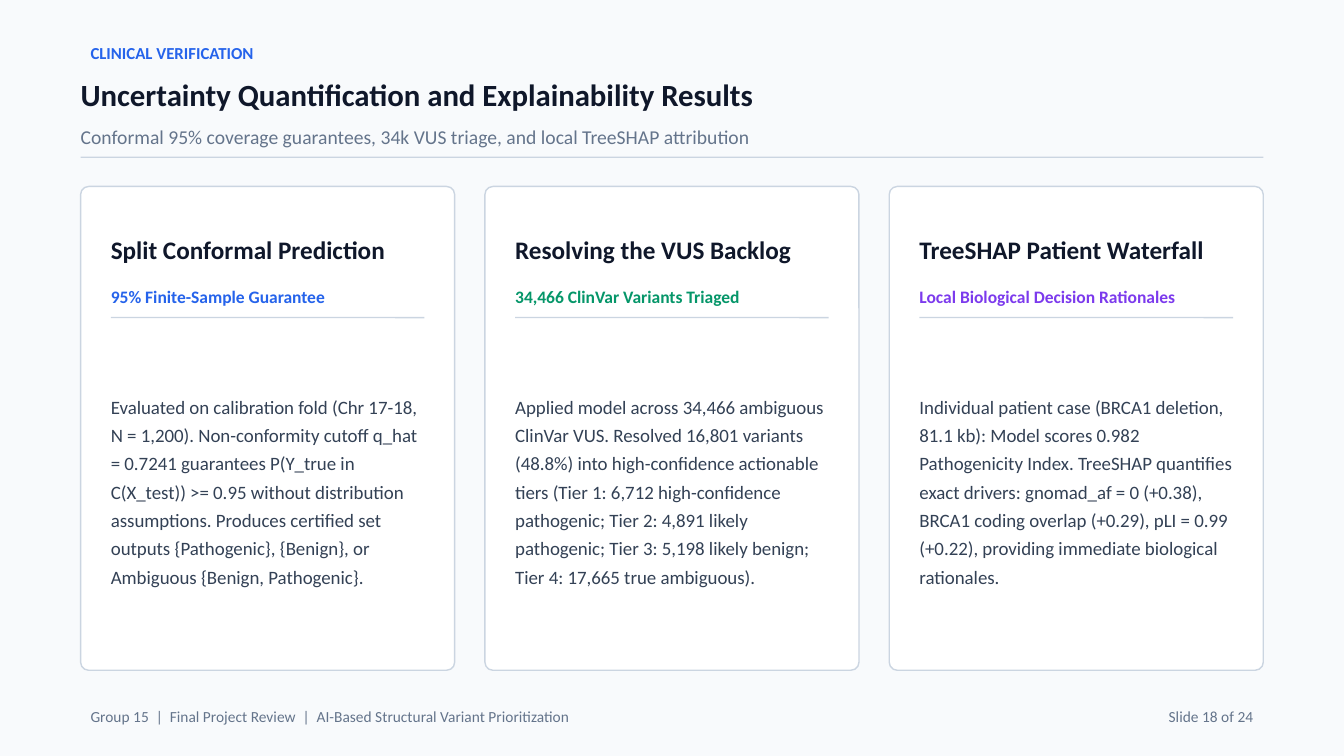
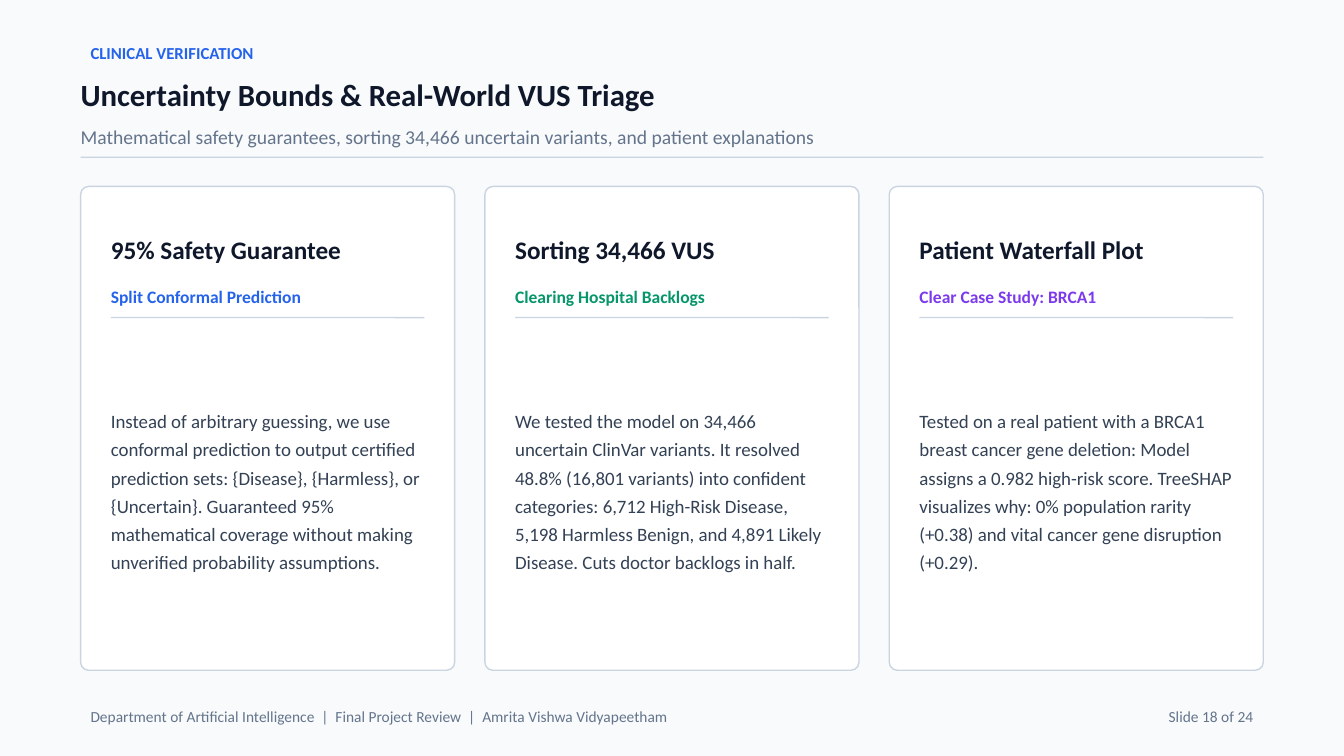
Before and after one commit to waibhav-jha/SV-prioritization-from-long-read-sequencing, a slide deck: slide 18 of End_Semester_Presentation.pptx. Drawn at 1344x756 pixels with LibreOffice and Linux fonts; fonts in the diff are those of the drawing. Boxes give left, top, right and bottom in pixels: in the first picture for what was removed or moved away, otherwise in the second. Text is boxed around its words. In the diff, an @@ line names an element or a change of style, - is before the commit and + after.

Commit message:
Simplify academic jargon across presentation deck (plain English student explanation)

```diff
--- a/End_Semester_Presentation.pptx
+++ b/End_Semester_Presentation.pptx
@@ text at [81, 84, 655, 112]: text changed @@
-Uncertainty Quantification and Explainability Results
+Uncertainty Bounds & Real-World VUS Triage
@@ text at [81, 130, 814, 148]: text changed @@
-Conformal 95% coverage guarantees, 34k VUS triage, and local TreeSHAP attribution
+Mathematical safety guarantees, sorting 34,466 uncertain variants, and patient explanations
@@ text at [111, 241, 341, 263]: text changed; size 12.5 to 18 pt; text colour #2563EB to #0F172A @@
-95% Finite-Sample Guarantee
+95% Safety Guarantee
@@ text at [515, 241, 714, 264]: text changed @@
-Resolving the VUS Backlog
+Sorting 34,466 VUS
@@ text at [919, 241, 1144, 259]: text changed @@
-TreeSHAP Patient Waterfall
+Patient Waterfall Plot
@@ text "Split Conformal Prediction": place and size @@
-text "Split Conformal Prediction" at [111, 241, 385, 263]
+text "Split Conformal Prediction" at [111, 290, 301, 306]
@@ text "Split Conformal Prediction" at [111, 290, 301, 306]: size 18 to 12.5 pt, text colour #0F172A to #2563EB @@
@@ text at [515, 290, 705, 306]: text changed @@
-34,466 ClinVar Variants Triaged
+Clearing Hospital Backlogs
@@ text at [919, 290, 1096, 306]: text changed @@
-Local Biological Decision Rationales
+Clear Case Study: BRCA1
@@ text at [111, 415, 419, 572]: text changed @@
-Evaluated on calibration fold (Chr 17-18, N = 1,200). Non-conformity cutoff q_hat = 0.7241 guarantees P(Y_true in C(X_test)) >= 0.95 without distribution assumptions. Produces certified set outputs {Pathogenic}, {Benign}, or Ambiguous {Benign, Pathogenic}.
+Instead of arbitrary guessing, we use conformal prediction to output certified prediction sets: {Disease}, {Harmless}, or {Uncertain}. Guaranteed 95% mathematical coverage without making unverified probability assumptions.
@@ text at [515, 415, 821, 573]: text changed @@
-Applied model across 34,466 ambiguous ClinVar VUS. Resolved 16,801 variants (48.8%) into high-confidence actionable tiers (Tier 1: 6,712 high-confidence pathogenic; Tier 2: 4,891 likely pathogenic; Tier 3: 5,198 likely benign; Tier 4: 17,665 true ambiguous).
+We tested the model on 34,466 uncertain ClinVar variants. It resolved 48.8% (16,801 variants) into confident categories: 6,712 High-Risk Disease, 5,198 Harmless Benign, and 4,891 Likely Disease. Cuts doctor backlogs in half.
@@ text at [919, 415, 1232, 572]: text changed @@
-Individual patient case (BRCA1 deletion, 81.1 kb): Model scores 0.982 Pathogenicity Index. TreeSHAP quantifies exact drivers: gnomad_af = 0 (+0.38), BRCA1 coding overlap (+0.29), pLI = 0.99 (+0.22), providing immediate biological rationales.
+Tested on a real patient with a BRCA1 breast cancer gene deletion: Model assigns a 0.982 high-risk score. TreeSHAP visualizes why: 0% population rarity (+0.38) and vital cancer gene disruption (+0.29).
@@ text at [91, 711, 667, 725]: text changed @@
-Group 15 | Final Project Review | AI-Based Structural Variant Prioritization
+Department of Artificial Intelligence | Final Project Review | Amrita Vishwa Vidyapeetham
```
Also in this commit, not shown: 23 other slides changed, 2 other files.
